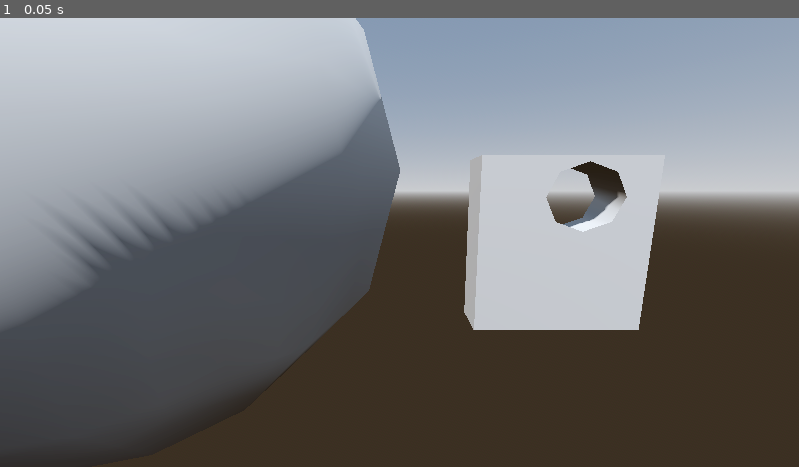
Above: before the commit, frame 1.
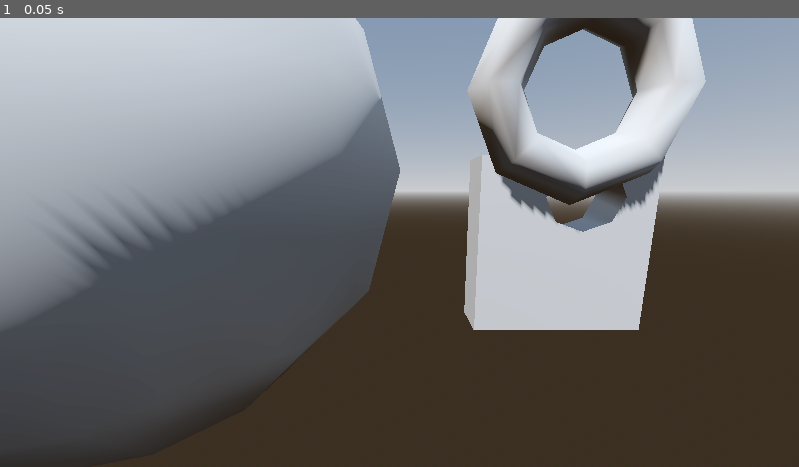
Above: after the commit, the same moment.

Repository: YouMustMike/3D_Godot
Game: Godot game, scene res://main.tscn
The game is run twice, just before and just after one commit, with the same random seed, the same clock (stepped at 60 frames per second) and the same inputs.
Inputs:
- Up to frame 1 (0.05 s): no input

The runs differ from the first frame. In frame 1, 6.9% of the frame differs, in the area x 58-89%, y 0-48%.

Commit message:
Update main.tscn

Diff:
--- a/main.tscn
+++ b/main.tscn
@@ -37,3 +37,6 @@
 [node name="CSGSphere3D" type="CSGSphere3D" parent="."]
 transform = Transform3D(13.65, 0, 0, 0, 13.65, 0, 0, 0, 13.65, 10.8, 4, 1.2)
 use_collision = true
+
+[node name="CSGTorus3D" type="CSGTorus3D" parent="."]
+transform = Transform3D(2.50898, 0, 0, 0, -1.09671e-07, 2.50898, 0, -2.50898, -1.09671e-07, 0, 5.62588, 0)
